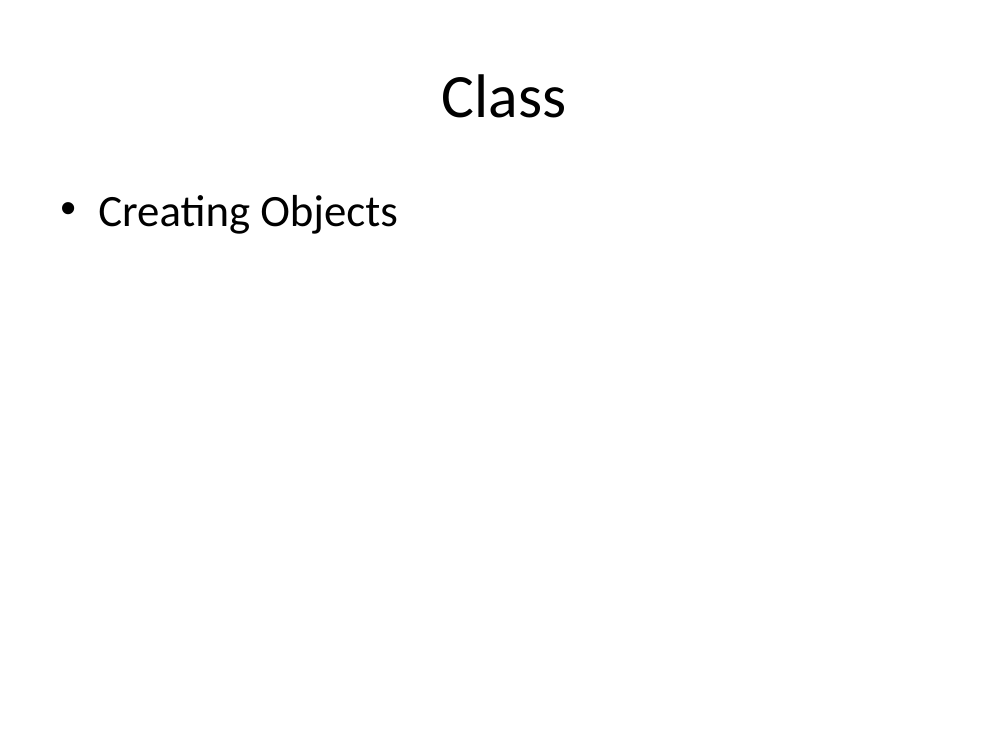
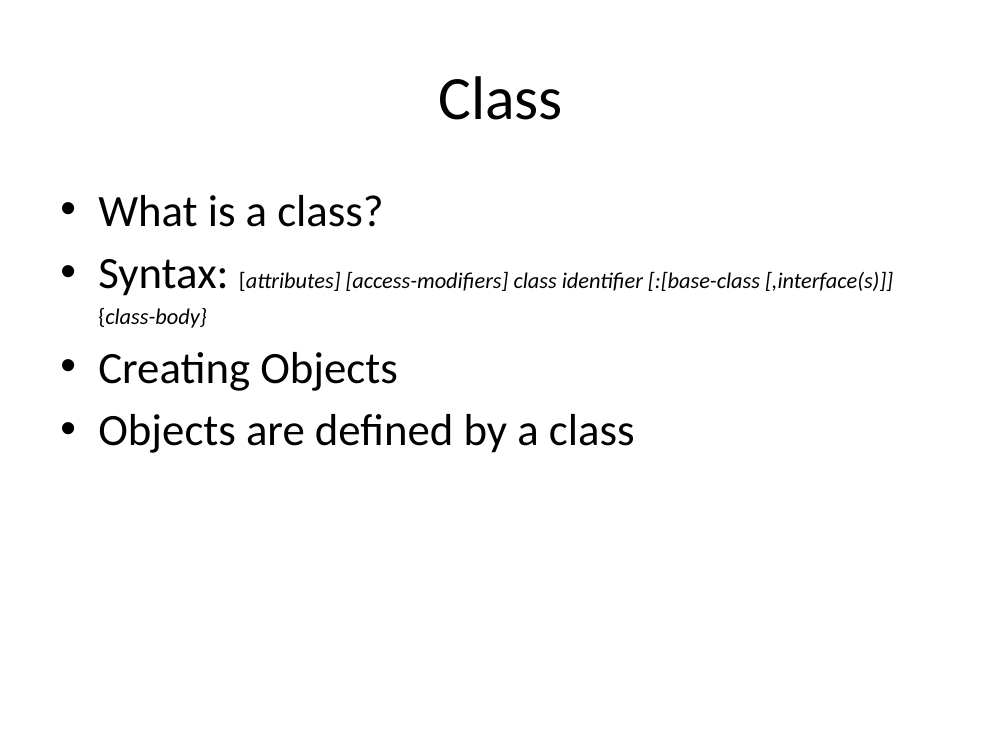
Before and after one commit to isurup/kalle-martin-group, a slide deck: slide 2 of OOPExam/01 Class, Abstract Class and Interfaces.pptx. Drawn at 1008x756 pixels with LibreOffice and Linux fonts; fonts in the diff are those of the drawing. Boxes give left, top, right and bottom in pixels: in the first picture for what was removed or moved away, otherwise in the second. Text is boxed around its words. In the diff, an @@ line names an element or a change of style, - is before the commit and + after.

```diff
--- a/OOPExam/01 Class, Abstract Class and Interfaces.pptx
+++ b/OOPExam/01 Class, Abstract Class and Interfaces.pptx
@@ title "Class": place and size @@
-title "Class" at [442, 74, 567, 118]
+title "Class" at [438, 76, 563, 120]
@@ text at [98, 195, 893, 328]: paragraphs added @@
+• What is a class?
+• Syntax: [attributes] [access-modifiers] class identifier [:[base-class [,interface(s)]]
+{class-body}
@@ text at [98, 414, 635, 453]: paragraph added @@
+• Objects are defined by a class
```
Also in this commit, not shown: 1 other slide changed.
